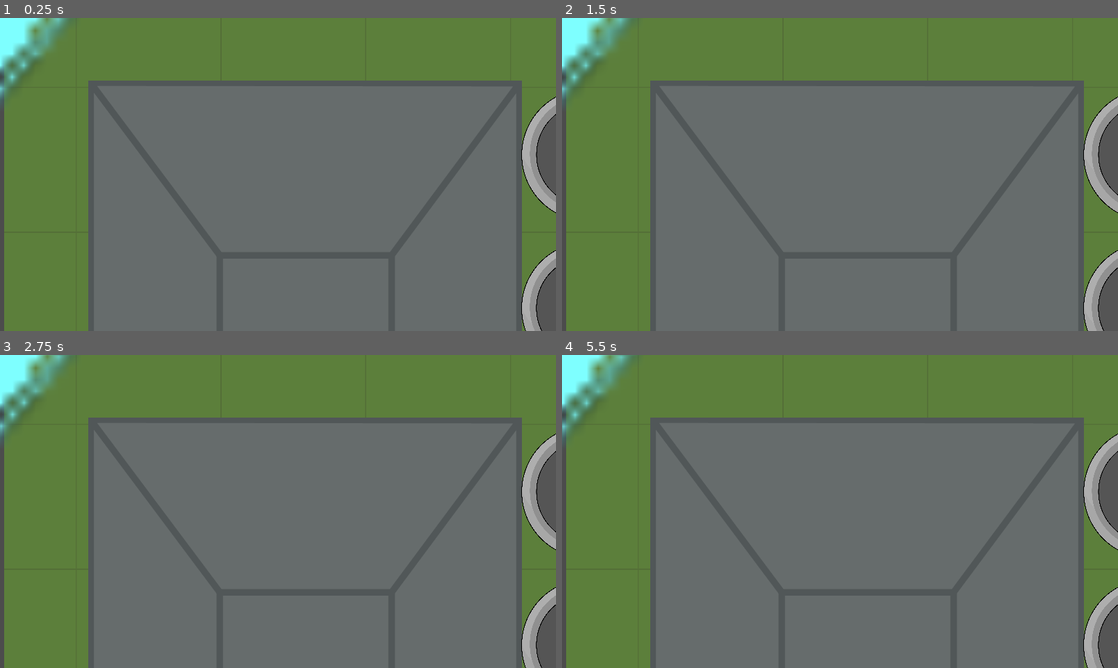
Above: before the commit, frames 1-4 (two rows, left to right).
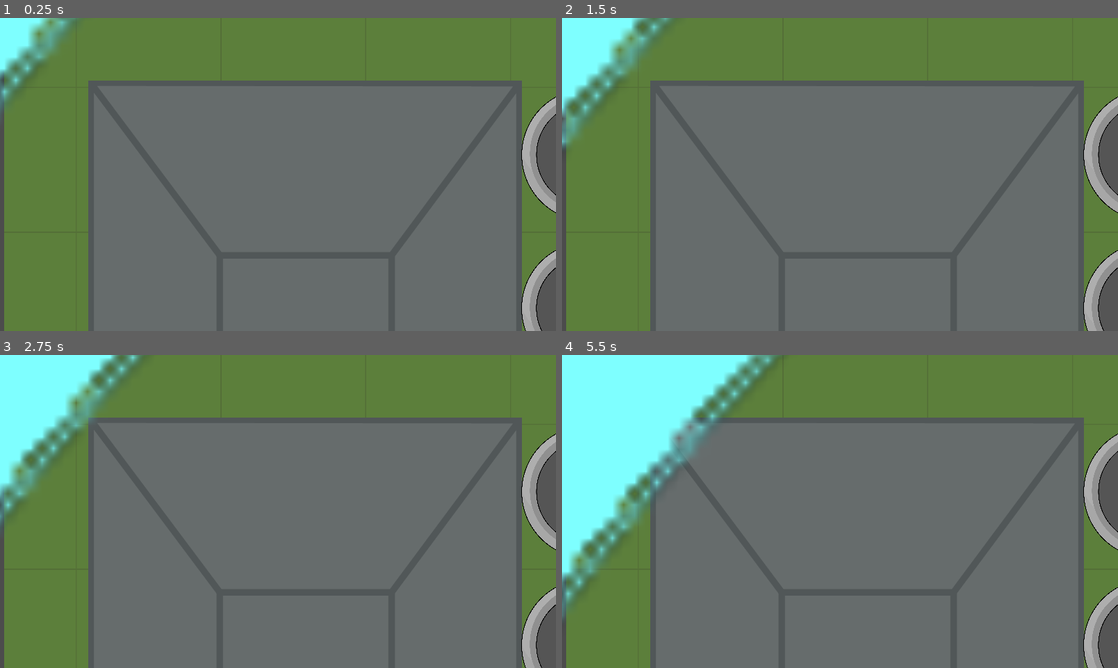
Above: after the commit, the same moments.

Repository: michalbie/Spinningeddon
Game: Godot game, scene res://Maps/BattleRoyaleMap/BattleRoyaleMap.tscn
The game is run twice, just before and just after one commit, with the same random seed, the same clock (stepped at 60 frames per second) and the same inputs. This scene is started directly instead of the project's main scene.
Inputs (mouse positions are in pixels of both pictures, inside the frame that each line leads up to):
- Up to frame 1 (0.25 s): no input
- Up to frame 2 (1.5 s): tap Enter at 0.5 s; move the mouse to (962, 158) at 0.52 s; press the mouse at (962, 158) at 0.53 s; move the mouse to (728, 190) at 1.27 s; release the mouse at (728, 190) at 1.28 s; right-click (728, 190) at 1.35 s
- Up to frame 3 (2.75 s): move the mouse to (333, 442) at 2.02 s; press the mouse at (333, 442) at 2.03 s
- Up to frame 4 (5.5 s): move the mouse to (812, 574) at 2.77 s; release the mouse at (812, 574) at 2.78 s; right-click (812, 574) at 2.85 s; move the mouse to (1006, 558) at 3.52 s; press the mouse at (1006, 558) at 3.53 s; move the mouse to (673, 464) at 4.27 s; release the mouse at (673, 464) at 4.28 s; right-click (673, 464) at 4.35 s; move the mouse to (867, 511) at 5.02 s; press the mouse at (867, 511) at 5.03 s

The runs differ from the first frame. In frame 1, 1.0% of the frame differs, in the area x 0-14%, y 0-27%; in frame 2, 3.6%; in frame 3, 6.2%; in frame 4, 15%, in the area x 0-39%, y 0-84%.

Commit message:
Delete testing settings

Diff:
--- a/Maps/BattleRoyaleMap/Zone.gd
+++ b/Maps/BattleRoyaleMap/Zone.gd
@@ -1,6 +1,6 @@
 extends Node2D
 
-export var time_to_shrink = 10000
+export var time_to_shrink = 120
 export var damage_dealt = 50
 export var damage_interval = 2
 
